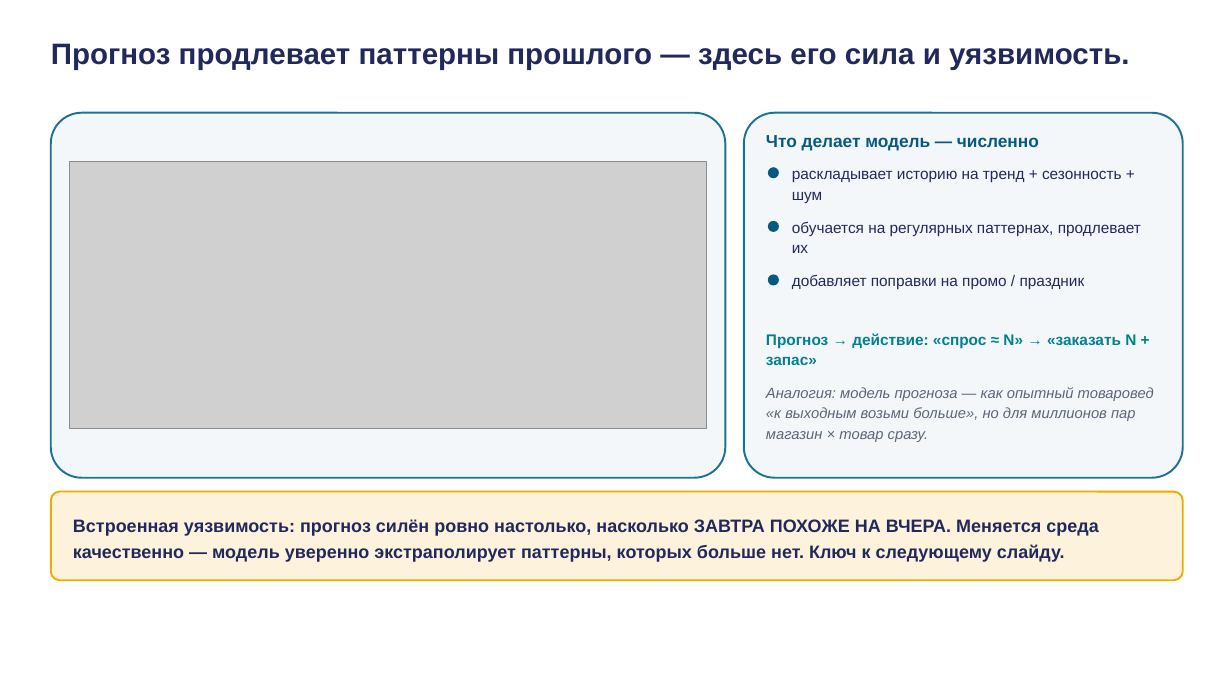
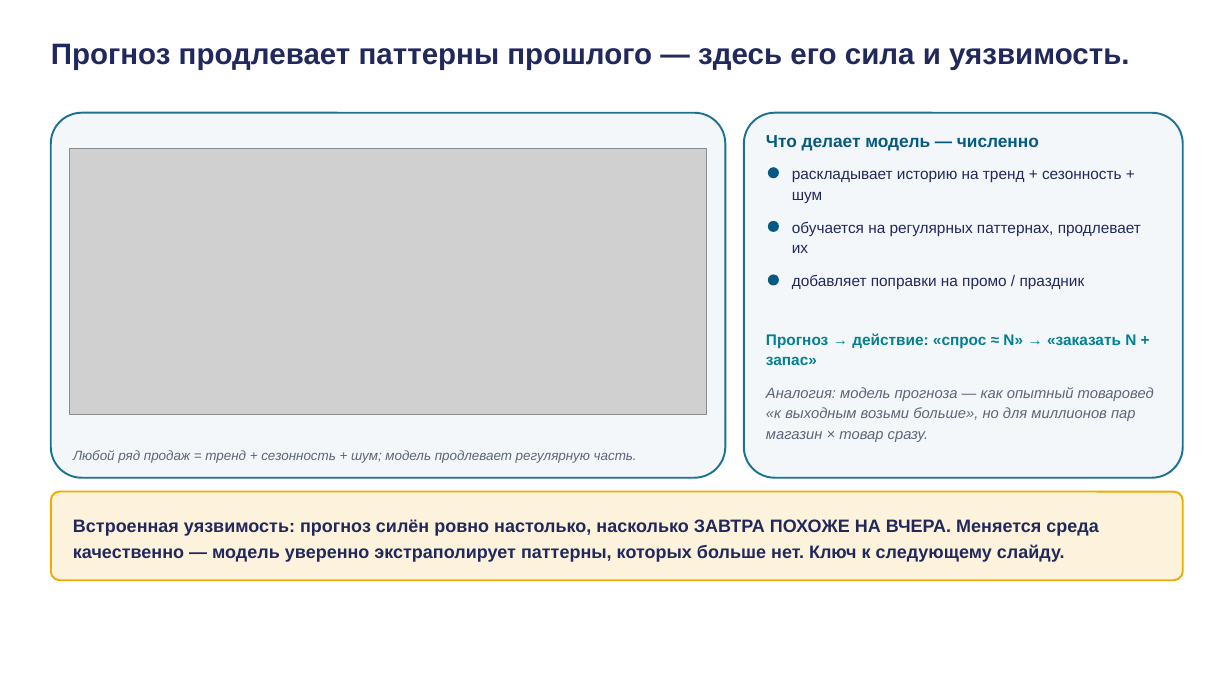
Before and after one commit to tellina-study/AI-usage-lessons, a slide deck: slide 9 of library/lectures/lec-05/rendered/lec-05.pptx. Drawn at 1232x693 pixels with LibreOffice and Linux fonts; fonts in the diff are those of the drawing; grey boxes stand for pictures. Boxes give left, top, right and bottom in pixels: in the first picture for what was removed or moved away, otherwise in the second. Text is boxed around its words. In the diff, an @@ line names an element or a change of style, - is before the commit and + after.

```diff
--- a/library/lectures/lec-05/rendered/lec-05.pptx
+++ b/library/lectures/lec-05/rendered/lec-05.pptx
@@ picture: place and size @@
-picture at bbox=[69, 162, 707, 429]
+picture at bbox=[69, 148, 707, 415]
@@ text added at bbox=[73, 450, 637, 463], 10.5 pt, text #5B6678, italic @@
+Любой ряд продаж = тренд + сезонность + шум; модель продлевает регулярную часть.
```
Also in this commit, not shown: 16 other slides changed, 1 slide added, 1 slide removed, 35 other files.
